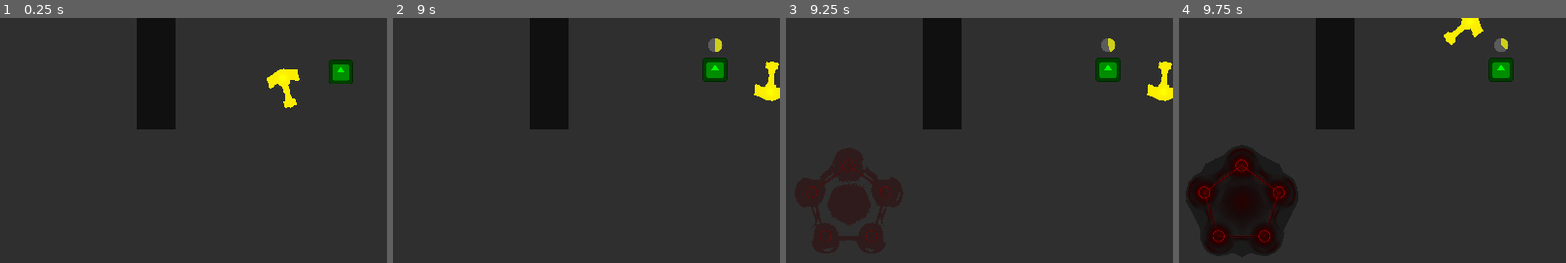
Above: before the commit, frames 1-4 (left to right).
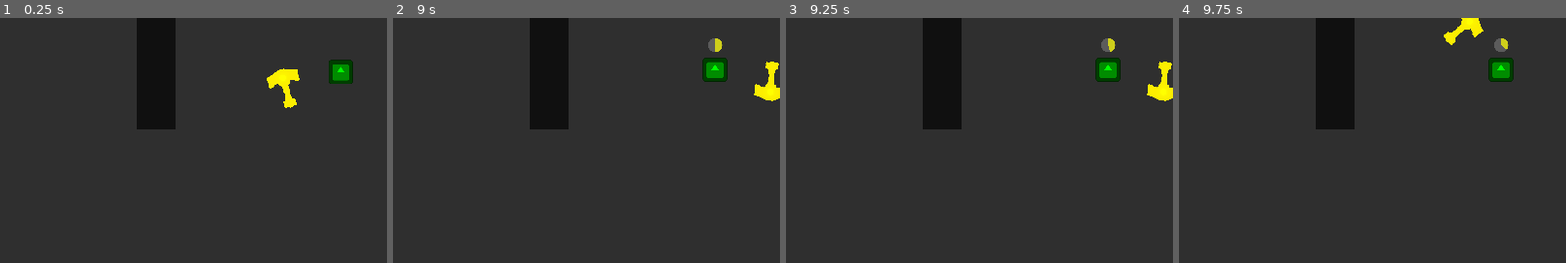
Above: after the commit, the same moments.

Repository: DeepRestGames/pirate-software-game-jam-16
Game: Godot game, scene res://Scenes/Tests/TestRangedEnemies_MainScene.tscn
Same seed, same stepped clock (60 frames per second), same inputs: the game is played once before the commit and once after it. The engine's default icon, where the game draws it, is replaced by a stand-in: a white triangle on a blue panel in a dark square.
Inputs (mouse positions are % of the whole screen's width and height, from its top left):
- Up to frame 1 (0.25 s): no input
- Up to frame 2 (9 s): tap Enter at 0.5 s; move the mouse to (45, 73) at 0.52 s; hold Right mouse button (teleport_boomerang) 0.53-1.28 s; tap R (restart) at 1.25, 2.75, 3.5, 4.25, 5.75 s; move the mouse to (80, 67) at 1.27 s; click (80, 67) at 1.35 s; move the mouse to (20, 36) at 2.02 s; hold Right mouse button (teleport_boomerang) 2.03-2.78 s; move the mouse to (55, 52) at 2.77 s; click (55, 52) at 2.85 s; move the mouse to (35, 26) at 3.52 s; hold Right mouse button (teleport_boomerang) 3.53-4.28 s; move the mouse to (72, 47) at 4.27 s; click (72, 47) at 4.35 s; move the mouse to (30, 57) at 5.02 s; hold Right mouse button (teleport_boomerang) 5.03-5.78 s; move the mouse to (60, 29) at 5.77 s; click (60, 29) at 5.85 s; move the mouse to (45, 73) at 6.52 s; hold Right mouse button (teleport_boomerang) 6.53-7.28 s; move the mouse to (80, 67) at 7.27 s; click (80, 67) at 7.35 s; move the mouse to (20, 36) at 8.02 s; hold Right mouse button (teleport_boomerang) 8.03-8.78 s; move the mouse to (55, 52) at 8.77 s; click (55, 52) at 8.85 s
- Up to frame 3 (9.25 s): no input
- Up to frame 4 (9.75 s): move the mouse to (35, 26) at 9.52 s; hold Right mouse button (teleport_boomerang) from 9.53 s (still down)
The pictures show only the part of the screen within x 8-58%, y 40-90%; the shares and areas given below are measured in that part.

Frames 1-2 are identical in both runs. In frame 3, 0.2% of the frame differs, in the area x 5-28%, y 57-92%; in frame 4, 7.1%, in the area x 2-31%, y 52-97%.
Error in both runs: Invalid access to property or key 'global_position' on a base object of type 'Window'. (res://Scripts/UI/HUD_ArrowHint.gd:46)

Commit message:
Start all particles at beginning of game to avoid stutter on first instance
Known Godot bug

Diff:
--- a/Scripts/Boomerang.gd
+++ b/Scripts/Boomerang.gd
@@ -14,6 +14,10 @@
 func _ready() -> void:
 	EventBus.connect("fly_time_reset", disable_boomerang)
 	EventBus.connect("throw_boomerang", enable_boomerang)
+
+	# Pretty ugly, but needed to fix first time instancing stuttering
+	hammer_retrieval_particles.show()
+	hammer_retrieval_particles.hide()
 
 	disable_boomerang()
 
--- a/Scripts/Enemies/EnemySpawnPoint.gd
+++ b/Scripts/Enemies/EnemySpawnPoint.gd
@@ -39,6 +39,12 @@
 		enemy_spawn_buildup_particles.lifetime = spawn_cooldown
 		enemy_spawn_buildup_particles.restart()
 
+	# Pretty ugly, but needed to fix first time instancing stuttering
+	enemy_spawn_buildup_particles.emitting = true
+	enemy_spawn_buildup_particles.emitting = false
+	enemy_spawn_flare_particles.emitting = true
+	enemy_spawn_flare_particles.emitting = false
+
 
 func difficulty_ramp_up():
 	is_difficulty_ramped_up = true
--- a/Scripts/GameManagement/ParticlesSpawner.gd
+++ b/Scripts/GameManagement/ParticlesSpawner.gd
@@ -9,10 +9,13 @@
 	EventBus.connect("spawn_spark_particles", spawn_spark_particles)
 	EventBus.connect("spawn_blood_particles", spawn_blood_particles)
 
+	spawn_spark_particles(Vector2(100000, 100000))
+	spawn_blood_particles(Vector2(100000, 100000))
+
 
 func spawn_spark_particles(particles_position: Vector2):
 	var particles_instance = spark_particles.instantiate() as GPUParticles2D
-	get_tree().root.add_child(particles_instance)
+	get_tree().root.add_child.call_deferred(particles_instance)
 	particles_instance.global_position = particles_position
 
 	particles_instance.restart()
@@ -22,7 +25,7 @@
 
 func spawn_blood_particles(particles_position: Vector2):
 	var particles_instance = blood_splatter_particles.instantiate() as GPUParticles2D
-	get_tree().root.add_child(particles_instance)
+	get_tree().root.add_child.call_deferred(particles_instance)
 	particles_instance.global_position = particles_position
 
 	particles_instance.restart()
